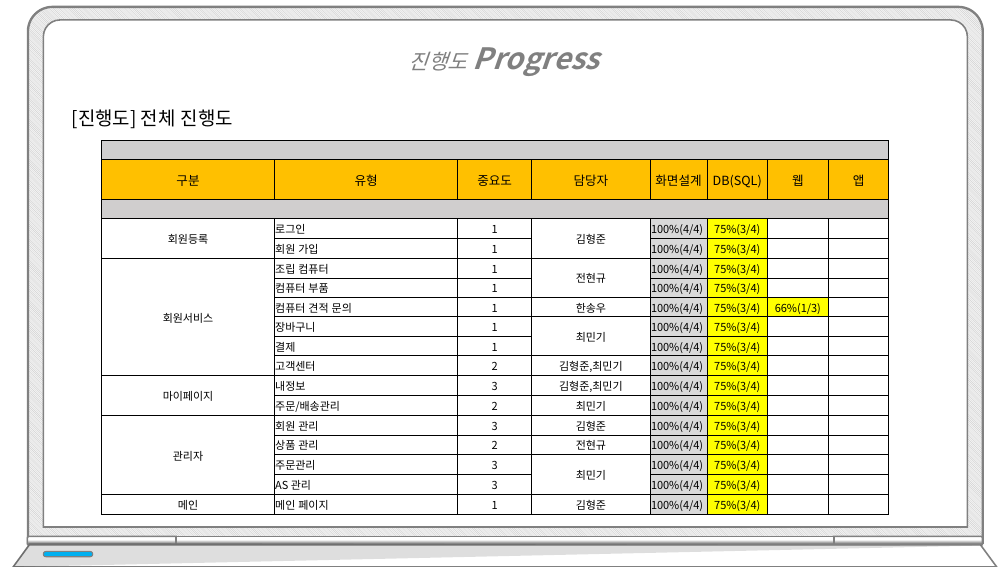
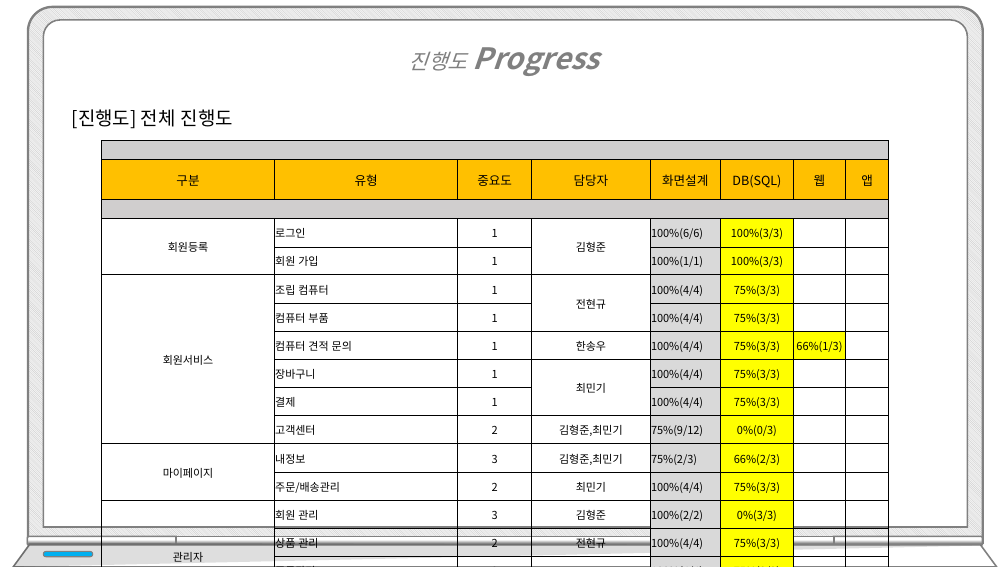
Before and after one commit to hhsw07/ezen-academy-projects, a slide deck: slide 6 of WebContent/발표/3차/프로젝트5_3차.pptx. Drawn at 1008x567 pixels with LibreOffice and Linux fonts; fonts in the diff are those of the drawing. Boxes give left, top, right and bottom in pixels: in the first picture for what was removed or moved away, otherwise in the second. Text is boxed around its words. In the diff, an @@ line names an element or a change of style, - is before the commit and + after.

```diff
--- a/WebContent/발표/3차/프로젝트5_3차.pptx
+++ b/WebContent/발표/3차/프로젝트5_3차.pptx
@@ table at [102,141,890,566] @@
-row 4, column 5: 100%(4/4)
+row 4, column 5: 100%(6/6)
-row 4, column 6: 75%(3/4)
+row 4, column 6: 100%(3/3)
-row 5, column 5: 100%(4/4)
+row 5, column 5: 100%(1/1)
-row 5, column 6: 75%(3/4)
+row 5, column 6: 100%(3/3)
-row 6, column 6: 75%(3/4)
+row 6, column 6: 75%(3/3)
-row 7, column 6: 75%(3/4)
+row 7, column 6: 75%(3/3)
-row 8, column 6: 75%(3/4)
+row 8, column 6: 75%(3/3)
-row 9, column 6: 75%(3/4)
+row 9, column 6: 75%(3/3)
-row 10, column 6: 75%(3/4)
+row 10, column 6: 75%(3/3)
-row 11, column 5: 100%(4/4)
+row 11, column 5: 75%(9/12)
-row 11, column 6: 75%(3/4)
+row 11, column 6: 0%(0/3)
-row 12, column 5: 100%(4/4)
+row 12, column 5: 75%(2/3)
-row 12, column 6: 75%(3/4)
+row 12, column 6: 66%(2/3)
-row 13, column 6: 75%(3/4)
+row 13, column 6: 75%(3/3)
-row 14, column 5: 100%(4/4)
+row 14, column 5: 100%(2/2)
-row 14, column 6: 75%(3/4)
+row 14, column 6: 0%(3/3)
-row 15, column 6: 75%(3/4)
+row 15, column 6: 75%(3/3)
-row 16, column 6: 75%(3/4)
+row 16, column 6: 75%(3/3)
-row 17, column 6: 75%(3/4)
+row 17, column 6: 75%(3/3)
-row 18, column 6: 75%(3/4)
+row 18, column 6: 75%(3/3)
```
Also in this commit, not shown: 3 other slides changed.
